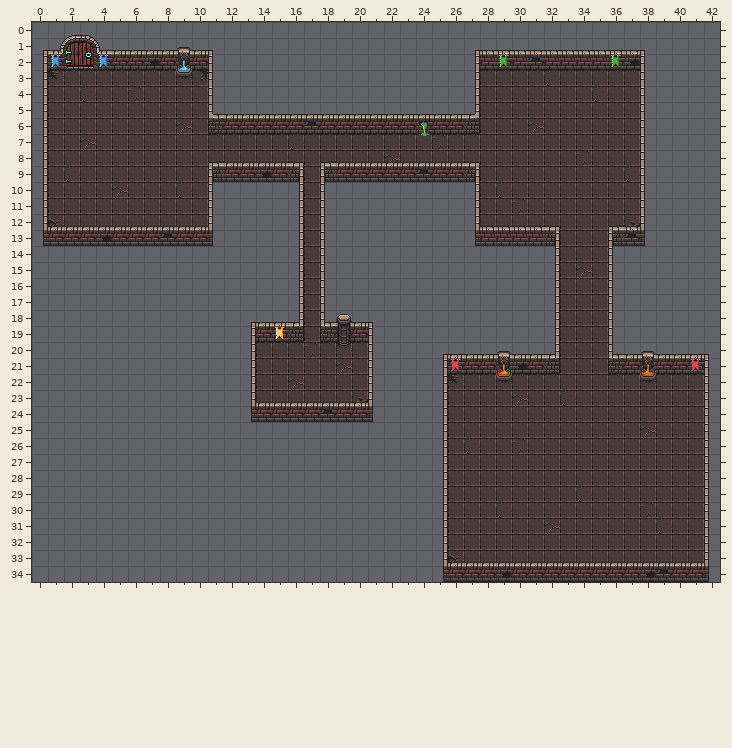
An edit to a level. Tiled map, resources/dungeon-01.tmx. Above: the version before the commit.
Cells are 16x16 px. Shown: x 0..42, y 0..34.
The same view after the edit:
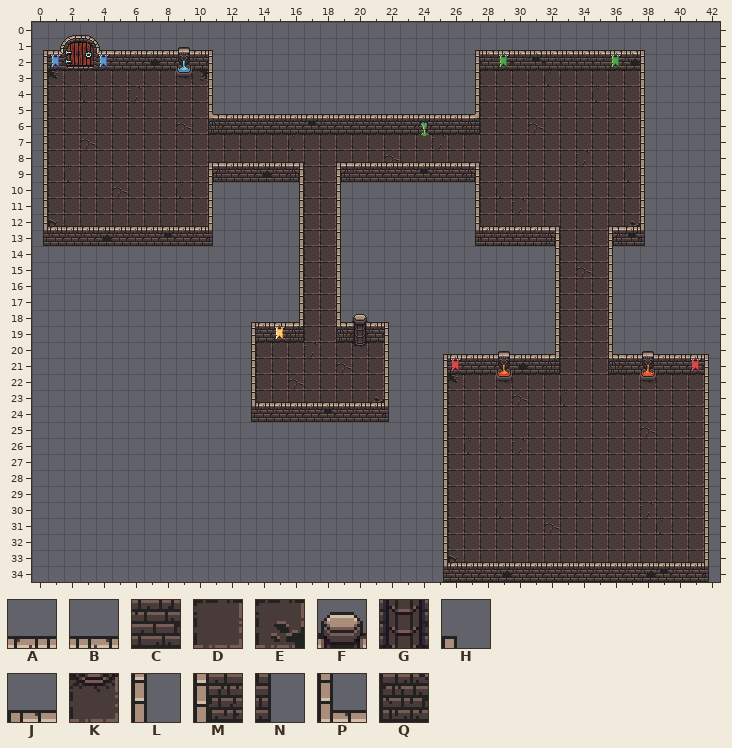
Key: from "dungeon": A 2, B 2 flipped left-right, C 34, D 129, E 163, F 166, G 198, H 225, J 226, K 230, L 257, M 258, N 289, P 290, Q 322.
_ is an empty cell.
Tiles of an added or newly shown layer are drawn over the layers below it.
Diff:
Layer "ground":
y 9..19: x 18 _ -> D
y 20: x 19..21 KD_ -> DKD
y 21..22: x 21 _ -> D
y 23: x 20..21 E_ -> DE
Layer "walls":
y 8: x 18..19 JA -> __
y 9: x 18..19 MC -> __
y 10..11: x 18..19 L_ -> _L
y 12: x 18..19 L_ -> _L; x 28..31 BBBB -> ____; x 37 B -> _
y 13..17: x 18..19 L_ -> _L
y 18: x 18..22 PFAH_ -> _PFAH
y 19: x 18..22 QGCL_ -> _QGCL
y 20..22: x 21..22 L_ -> _L
y 23: x 20..22 AL_ -> __L
y 24: x 21 N -> _
Layer "upper-walls" (added):
y 8: x 19 _ -> J
y 9: x 19 _ -> M
y 12: x 28..31 ____ -> AAAA; x 37 _ -> A
y 23: x 20..21 __ -> AA
y 24: x 21..22 __ -> CN
Pixel boxes of the changes (left, top, right, bottom) in both pictures:
changed: (320, 162, 389, 422)
changed: (483, 227, 541, 230)
changed: (627, 227, 637, 230)
